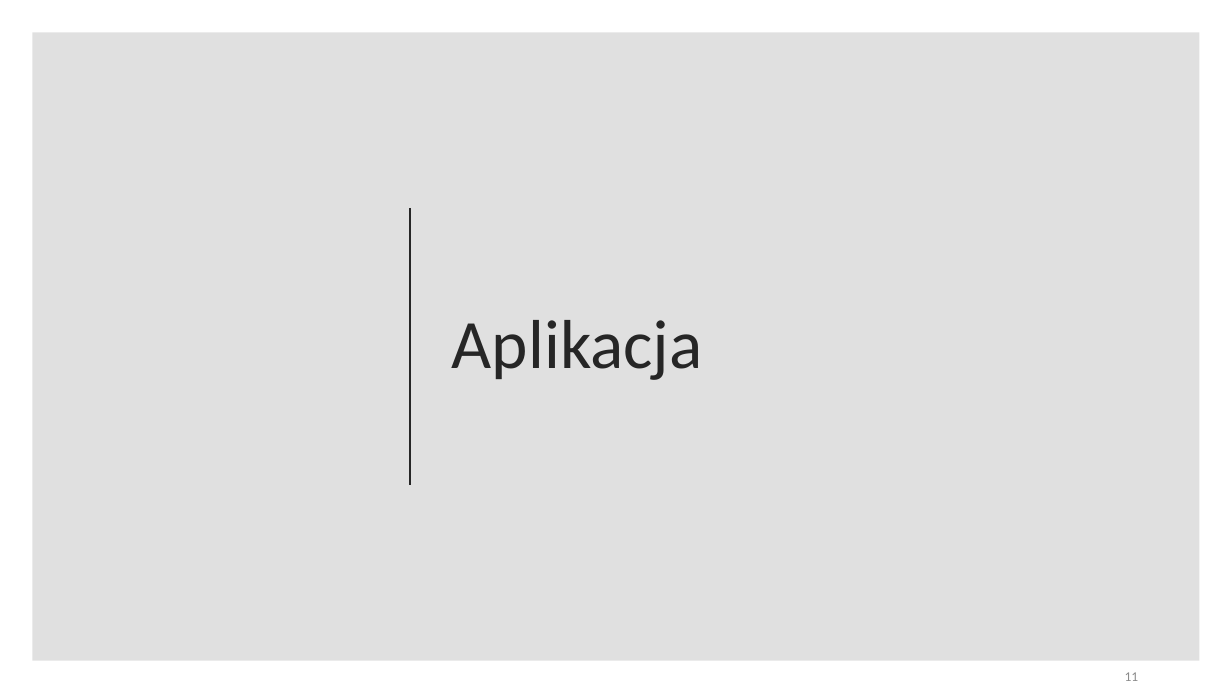
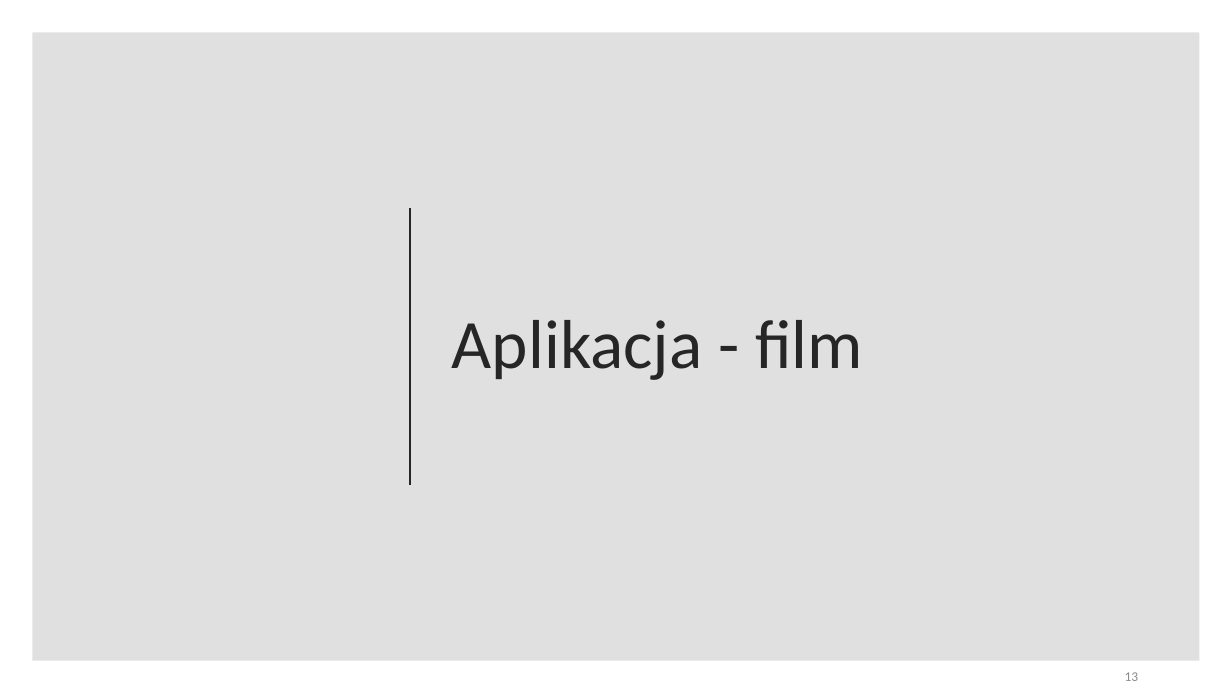
Before and after one commit to nikowis/ai-broker, a slide deck: slide 13 of docs/prezentacja-obrona.pptx (slide 11 before the commit). Drawn at 1232x693 pixels with LibreOffice and Linux fonts; fonts in the diff are those of the drawing. Boxes give left, top, right and bottom in pixels: in the first picture for what was removed or moved away, otherwise in the second. Text is boxed around its words. In the diff, an @@ line names an element or a change of style, - is before the commit and + after.

```diff
--- a/docs/prezentacja-obrona.pptx
+++ b/docs/prezentacja-obrona.pptx
@@ text at (452,320,863,380): text changed @@
-Aplikacja
+Aplikacja - film
@@ page number at (1125,672,1139,681): text changed @@
-11
+13
```
Also in this commit, not shown: 5 other slides changed, 2 slides added, 2 other files.
